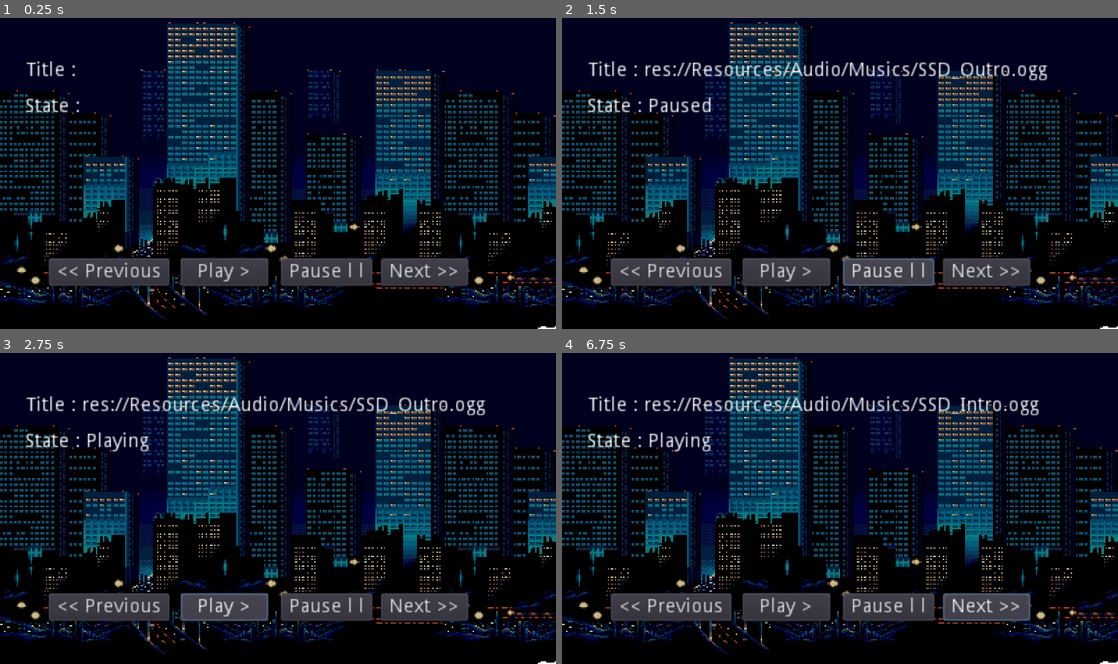
Above: before the commit, frames 1-4 (two rows, left to right).
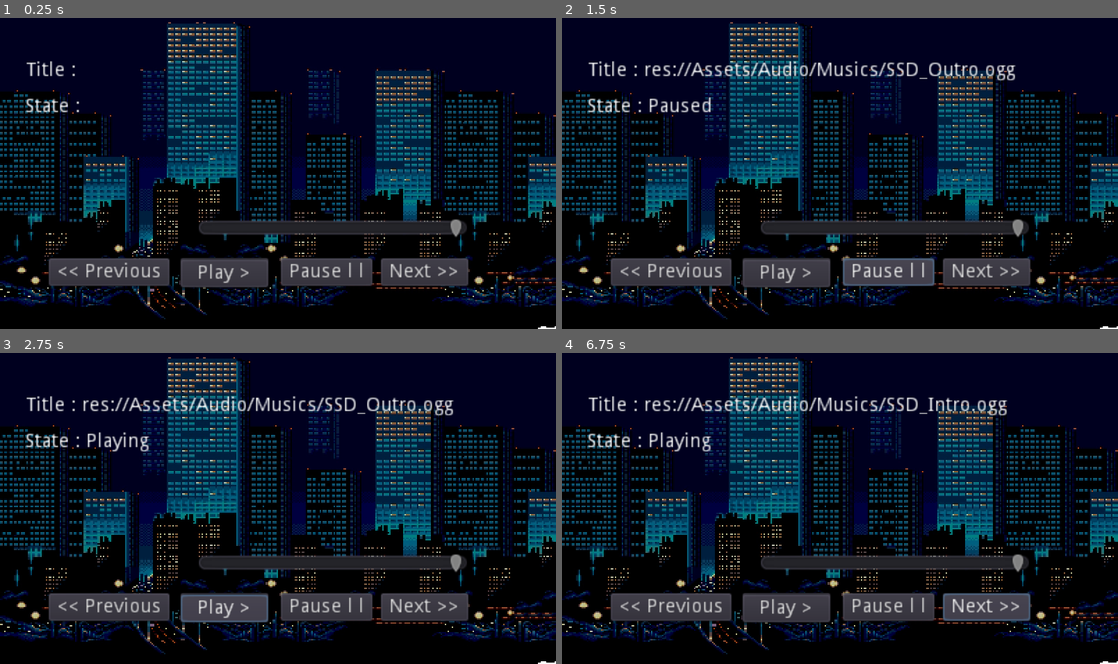
Above: after the commit, the same moments.

Repository: FredoLaPower/Beat-The-Crap
Game: Godot game, scene res://TitleScreen.tscn
Same seed, same stepped clock (60 frames per second), same inputs: the game is played once before the commit and once after it.
Inputs:
- Up to frame 1 (0.25 s): no input
- Up to frame 2 (1.5 s): click "<< Previous" at 0.5 s; click "Pause l l" at 1.25 s
- Up to frame 3 (2.75 s): click "Play >" at 2 s
- Up to frame 4 (6.75 s): click "Play >" at 2.75 s; click "Play >" at 3.5 s; click "Play >" at 4.25 s; click "Play >" at 5 s; click "Play >" at 5.75 s; click "Next >>" at 6.5 s

The runs differ from the first frame. In frame 1, 2.4% of the frame differs, in the area x 32-84%, y 64-87%; in frame 2, 4.1%; in frame 3, 4.3%, in the area x 23-88%, y 13-87%; in frame 4, 4.1%.

Commit message:
Latest version of MusicController

Diff:
--- a/Controllers/MusicController.gd
+++ /dev/null
@@ -1,189 +0,0 @@
-extends AudioStreamPlayer2D
-
-
-#Private members
-var _tracklist       = []   # Array of resource path strings
-var _current_track   = 0    # Index in arrays starts from 0
-var _resource_path   = ""   # Common path where all the files are stored (optional if _mixed_resources = truer)
-var _mixed_resources = true # If mixed resources is set to true both _resource_path and _file_extension will be ignored
-var _state           = "Stopped"
-
-
-func _ready():
-	autoplay      = false
-	stream_paused = false
-	playing       = false
-
-
-#Methods
-func set_resource_path(resource_path : String):
-	if _mixed_resources:
-		push_warning("MusicController::set_resource_path() -> Mixed resources is set to true.")
-
-	if resource_path.empty():
-		push_error("MusicController::set_resource_path() -> Resource path can't be null.")
-		return
-
-	var directory = Directory.new();
-
-	if not directory.dir_exists(resource_path):
-		push_error("MusicController::set_resource_path() -> Directory not found : " + resource_path)
-		return
-
-	_resource_path = resource_path
-
-
-func allow_mixed_resources():
-	_mixed_resources = true
-
-
-func disallow_mixed_resources():
-		_mixed_resources = false
-
-
-func play_track(resource_path : String, add_resource_path = false):
-	if resource_path.empty():
-		push_error("MusicController::play_track() -> Resource path can't be null.")
-		return
-
-	var path = ""
-
-	if add_resource_path:
-		path = _resource_path + resource_path
-	else:
-		path = resource_path
-
-	if not File.new().file_exists(path):
-		push_error("MusicController::play_track() -> File not found : " + path)
-		return
-
-	var track = load(path)
-	stream = track
-
-	_state = "Playing"
-
-	play()
-
-func play_track_number(number : int):
-	if number < 0 or number > _tracklist.size():
-		push_error("MusicController::play_track_number() -> Track number is outside of the tracklist boundaries.")
-		return
-
-	_current_track = number
-
-	listen_to_tracklist()
-
-
-func stop_track():
-	_state = "Stopped"
-
-	stop()
-
-
-# Manage tracklist
-func listen_to_tracklist():
-	if _tracklist.size() == 0:
-		push_error("MusicController::play_tracklist() -> tracklist is empty.")
-		return
-
-	play_track(_tracklist[_current_track])
-
-
-func add_track(resource_path : String):
-	if resource_path.empty():
-		push_error("MusicController::add_track() -> Resource path can't be null.")
-		return
-
-	var path = ""
-
-	if _mixed_resources:
-		path = resource_path
-	else:
-		path = _resource_path + resource_path
-
-	print(path)
-	_tracklist.append(path)
-
-
-func remove_track(resource_path : String):
-	if resource_path.empty():
-		push_error("MusicController::remove_track() -> Resource path can't be null.")
-		return
-
-	var path = ""
-
-	if _mixed_resources:
-		path = resource_path
-	else:
-		path = _resource_path + resource_path
-
-	var index = _tracklist.find(path)
-
-	if index == -1:
-		push_error("MusicController::remove_track() -> Track not found. " + path)
-		return
-
-	_tracklist.remove(index)
-
-
-func clear_tracklist():
-	_tracklist.clear()
-
-
-func shuffle_tracklist():
-	pass
-
-
-func next_track(autoplay = true):
-	_current_track += 1
-
-	if _current_track > _tracklist.size() - 1:
-		_current_track = 0
-
-	if autoplay:
-		listen_to_tracklist()
-
-
-func previous_track(autoplay = true):
-	_current_track -= 1
-
-	if _current_track < 0:
-		_current_track = _tracklist.size() - 1
-
-	if autoplay:
-		listen_to_tracklist()
-
-
-func pause():
-	stream_paused = true
-	_state        = "Paused"
-
-
-func unpause():
-	stream_paused = false
-	_state        = "Unpaused"
-
-func get_state():
-	return _state
-
-
-func current_track():
-	return _tracklist[_current_track]
-
-
-func find_track(search_string):
-	if search_string.empty():
-		push_error("MusicController::find_track() -> Search term can't be null.")
-		return -1
-
-	for index in range(0,_tracklist.size() - 1):
-		if not _tracklist[index].find(search_string) == -1:
-			return index
-
-	return -1
-
-
-func set_volume(value : int):
-	if value < 0 or value > 0:
-		push_error("MusicController::set_volume() -> Volume must be in range of 0 to 100.")
-		return -1
--- a/Controllers/MusicController.tscn
+++ /dev/null
@@ -1,6 +0,0 @@
-[gd_scene load_steps=2 format=2]
-
-[ext_resource path="res://Controllers/MusicController.gd" type="Script" id=1]
-
-[node name="MusicController" type="AudioStreamPlayer2D"]
-script = ExtResource( 1 )
--- /dev/null
+++ b/Controllers/MusicController/MusicController.gd
@@ -0,0 +1,232 @@
+extends AudioStreamPlayer
+
+
+#------------------------------------------------------------
+# PRIVATE MEMBERS
+#------------------------------------------------------------
+
+
+var _tracklist       = []   # Array of resource path strings
+var _current_track   = 0    # Index in arrays starts from 0
+var _resource_path   = ""   # Common path where all the files are stored (optional if _mixed_resources = truer)
+var _mixed_resources = true # If mixed resources is set to true both _resource_path and _file_extension will be ignored
+var _state           = "Stopped"
+var _bus             = ""
+
+
+func _ready():
+	autoplay      = false
+	stream_paused = false
+	playing       = false
+
+#------------------------------------------------------------
+# METHODS
+#------------------------------------------------------------
+
+
+#------------------------------
+# Config
+#------------------------------
+func set_resource_path(resource_path : String):
+	if _mixed_resources:
+		push_warning("MusicController::set_resource_path() -> Mixed resources is set to true.")
+
+	if resource_path.empty():
+		push_error("MusicController::set_resource_path() -> Resource path can't be null.")
+		return
+
+	var directory = Directory.new();
+
+	if not directory.dir_exists(resource_path):
+		push_error("MusicController::set_resource_path() -> Directory not found : " + resource_path)
+		return
+
+	_resource_path = resource_path
+
+
+func allow_mixed_resources():
+	_mixed_resources = true
+
+
+func disallow_mixed_resources():
+	_mixed_resources = false
+
+
+func set_bus(bus_name : String):
+	_bus = bus_name
+	bus = bus
+
+
+#------------------------------
+# Play controls
+#------------------------------
+func play_track(resource_path : String, add_resource_path = false):
+	if resource_path.empty():
+		push_error("MusicController::play_track() -> Resource path can't be null.")
+		return
+
+	var path = ""
+
+	if add_resource_path:
+		path = _resource_path + resource_path
+	else:
+		path = resource_path
+
+	if not File.new().file_exists(path):
+		push_error("MusicController::play_track() -> File not found : " + path)
+		return
+
+	var track = load(path)
+	stream = track
+
+	if _state == "Paused":
+		stream_paused = false
+
+	_state = "Playing"
+
+	play()
+
+
+func stop_track():
+	_state = "Stopped"
+
+	stop()
+
+
+func pause():
+	stream_paused = true
+	_state        = "Paused"
+
+
+func unpause():
+	stream_paused = false
+	_state        = "Unpaused"
+
+
+#------------------------------
+# Volume control
+#------------------------------
+func set_volume(value : float):
+	if value < 0 or value > 100:
+		push_error("MusicController::set_volume() -> Volumne must be in range of 0 to 100.")
+		return
+
+	volume_db = round(value * 0.8) - 80
+
+
+func get_volume() -> int:
+		var volume = round((80 - volume_db) / 0.8)
+		return volume
+
+
+#------------------------------
+# Playlist Management
+#------------------------------
+func add_track(resource_path : String):
+	if resource_path.empty():
+		push_error("MusicController::add_track() -> Resource path can't be null.")
+		return
+
+	var path = ""
+
+	if _mixed_resources:
+		path = resource_path
+	else:
+		path = _resource_path + resource_path
+
+	_tracklist.append(path)
+
+
+func remove_track(resource_path : String):
+	if resource_path.empty():
+		push_error("MusicController::remove_track() -> Resource path can't be null.")
+		return
+
+	var path = ""
+
+	if _mixed_resources:
+		path = resource_path
+	else:
+		path = _resource_path + resource_path
+
+	var index = _tracklist.find(path)
+
+	if index == -1:
+		push_error("MusicController::remove_track() -> Track not found. " + path)
+		return
+
+	_tracklist.remove(index)
+
+
+func clear_tracklist():
+	_tracklist.clear()
+
+
+#------------------------------
+# Playlist controls
+#------------------------------
+func play_track_number(number : int):
+	if number < 0 or number > _tracklist.size():
+		push_error("MusicController::play_track_number() -> Track number is outside of the tracklist boundaries.")
+		return
+
+	_current_track = number
+
+	listen_to_tracklist()
+
+
+func listen_to_tracklist():
+	if _tracklist.size() == 0:
+		push_error("MusicController::play_tracklist() -> tracklist is empty.")
+		return
+	play_track(_tracklist[_current_track])
+
+
+func next_track(autoplay = true):
+	_current_track += 1
+
+	if _current_track > _tracklist.size() - 1:
+		_current_track = 0
+
+	if autoplay:
+		listen_to_tracklist()
+
+
+func previous_track(autoplay = true):
+	_current_track -= 1
+
+	if _current_track < 0:
+		_current_track = _tracklist.size() - 1
+
+	if autoplay:
+		listen_to_tracklist()
+
+
+func find_track(search_string):
+	if search_string.empty():
+		push_error("MusicController::find_track() -> Search term can't be null.")
+		return -1
+
+	for index in range(0,_tracklist.size() - 1):
+		if not _tracklist[index].find(search_string) == -1:
+			return index
+
+	return -1
+
+
+#------------------------------
+# Display
+#------------------------------
+func get_state():
+	return _state
+
+
+func current_track():
+	return _tracklist[_current_track]
+
+
+func number_of_tracks():
+	return _tracklist.size() + 1
+
+func get_tracklist():
+	return _tracklist
--- /dev/null
+++ b/Controllers/MusicController/MusicController.tscn
@@ -0,0 +1,7 @@
+[gd_scene load_steps=2 format=2]
+
+[ext_resource path="res://Controllers/MusicController/MusicController.gd" type="Script" id=1]
+
+[node name="MusicController" type="AudioStreamPlayer"]
+bus = "Music"
+script = ExtResource( 1 )
--- a/Scenes/Stage_01.tscn
+++ b/Scenes/Stage_01.tscn
@@ -1,6 +1,7 @@
 [gd_scene load_steps=2 format=2]
 
-[ext_resource path="res://Resources/Graphics/Stages/Stage_01/Stage_01.png" type="Texture" id=1]
+[ext_resource path="res://Assets/Graphics/Stages/Stage_01/Stage_01.png" type="Texture" id=1]
+
 
 [node name="Node2D" type="Node2D"]
 
--- a/Scripts/TitleScreen.gd
+++ b/Scripts/TitleScreen.gd
@@ -3,7 +3,7 @@
 
 func _ready():
 	MusicController.disallow_mixed_resources()
-	MusicController.set_resource_path("res://Resources/Audio/Musics/")
+	MusicController.set_resource_path("res://Assets/Audio/Musics/")
 
 	MusicController.add_track("SSD_Intro.ogg")
 	MusicController.add_track("SSD_Mission_1.ogg")
@@ -14,6 +14,7 @@
 	MusicController.add_track("SSD_Mission_6.ogg")
 	MusicController.add_track("SSD_Outro.ogg")
 
+	$HSlider.value = MusicController.get_volume()
 
 func _on_Pause_pressed():
 	if MusicController.get_state() == "Paused":
@@ -41,3 +42,7 @@
 
 	$Title.text = "Title : " +MusicController.current_track()
 	$State.text = "State : " + MusicController.get_state()
+
+
+func _on_HSlider_value_changed(value):
+	MusicController.set_volume(value)
--- a/TitleScreen.tscn
+++ b/TitleScreen.tscn
@@ -1,8 +1,8 @@
 [gd_scene load_steps=4 format=2]
 
-[ext_resource path="res://Resources/Graphics/Backgrounds/cityscape.png" type="Texture" id=1]
+[ext_resource path="res://Assets/Graphics/Backgrounds/cityscape.png" type="Texture" id=1]
 [ext_resource path="res://Scripts/TitleScreen.gd" type="Script" id=3]
-[ext_resource path="res://Resources/Graphics/Backgrounds/Beat_the_crap.png" type="Texture" id=4]
+[ext_resource path="res://Assets/Graphics/Backgrounds/Beat_the_crap.png" type="Texture" id=4]
 
 [node name="TitleScreen" type="Node2D"]
 script = ExtResource( 3 )
@@ -50,9 +50,9 @@
 
 [node name="Restart" type="Button" parent="Buttons"]
 margin_left = 129.609
-margin_top = 174.493
+margin_top = 174.755
 margin_right = 192.609
-margin_bottom = 194.493
+margin_bottom = 194.755
 text = "Play >"
 __meta__ = {
 "_edit_use_anchors_": false
@@ -97,9 +97,19 @@
 __meta__ = {
 "_edit_use_anchors_": false
 }
+
+[node name="HSlider" type="HSlider" parent="."]
+margin_left = 142.718
+margin_top = 130.581
+margin_right = 336.718
+margin_bottom = 173.581
+__meta__ = {
+"_edit_use_anchors_": false
+}
 [connection signal="pressed" from="Buttons/Previous" to="." method="_on_Previous_pressed"]
 [connection signal="pressed" from="Buttons/Play" to="." method="_on_Play_pressed"]
 [connection signal="pressed" from="Buttons/Stop" to="." method="_on_Play_pressed"]
 [connection signal="pressed" from="Buttons/Restart" to="." method="_on_Play_pressed"]
 [connection signal="pressed" from="Buttons/Pause" to="." method="_on_Pause_pressed"]
 [connection signal="pressed" from="Buttons/Next" to="." method="_on_Next_pressed"]
+[connection signal="value_changed" from="HSlider" to="." method="_on_HSlider_value_changed"]
--- /dev/null
+++ b/default_bus_layout.tres
@@ -0,0 +1,9 @@
+[gd_resource type="AudioBusLayout" format=2]
+
+[resource]
+bus/1/name = "Music"
+bus/1/solo = false
+bus/1/mute = false
+bus/1/bypass_fx = false
+bus/1/volume_db = 0.0
+bus/1/send = "Master"
--- a/project.godot
+++ b/project.godot
@@ -8,9 +8,14 @@
 
 config_version=4
 
-_global_script_classes=[  ]
+_global_script_classes=[ {
+"base": "Node",
+"class": "SoundManagerModule",
+"language": "GDScript",
+"path": "res://addons/sound_manager/module/internal_scripts/SoundManager_config.gd"
+} ]
 _global_script_class_icons={
-
+"SoundManagerModule": ""
 }
 
 [application]
@@ -21,7 +26,7 @@
 
 [autoload]
 
-MusicController="*res://Controllers/MusicController.tscn"
+MusicController="*res://Controllers/MusicController/MusicController.tscn"
 
 [display]
 
Not shown, added: Assets/Audio/Musics/SSD_Intro.ogg.import
Not shown, added: Assets/Audio/Musics/SSD_Mission_1.ogg.import
Not shown, added: Assets/Audio/Musics/SSD_Mission_2.ogg.import
Not shown, added: Assets/Audio/Musics/SSD_Mission_3.ogg.import
Not shown, added: Assets/Audio/Musics/SSD_Mission_4.ogg.import
Not shown, added: Assets/Audio/Musics/SSD_Mission_5.ogg.import
Not shown, added: Assets/Audio/Musics/SSD_Mission_6.ogg.import
Not shown, added: Assets/Audio/Musics/SSD_Outro.ogg.import
Renamed: Resources/Graphics/Backgrounds/Beat_the_crap.png -> Assets/Graphics/Backgrounds/Beat_the_crap.png
Not shown, added: Assets/Graphics/Backgrounds/Beat_the_crap.png.import
Renamed: Resources/Graphics/Backgrounds/cityscape.png -> Assets/Graphics/Backgrounds/cityscape.png
Not shown, added: Assets/Graphics/Backgrounds/cityscape.png.import
(and 45 more such lines)
